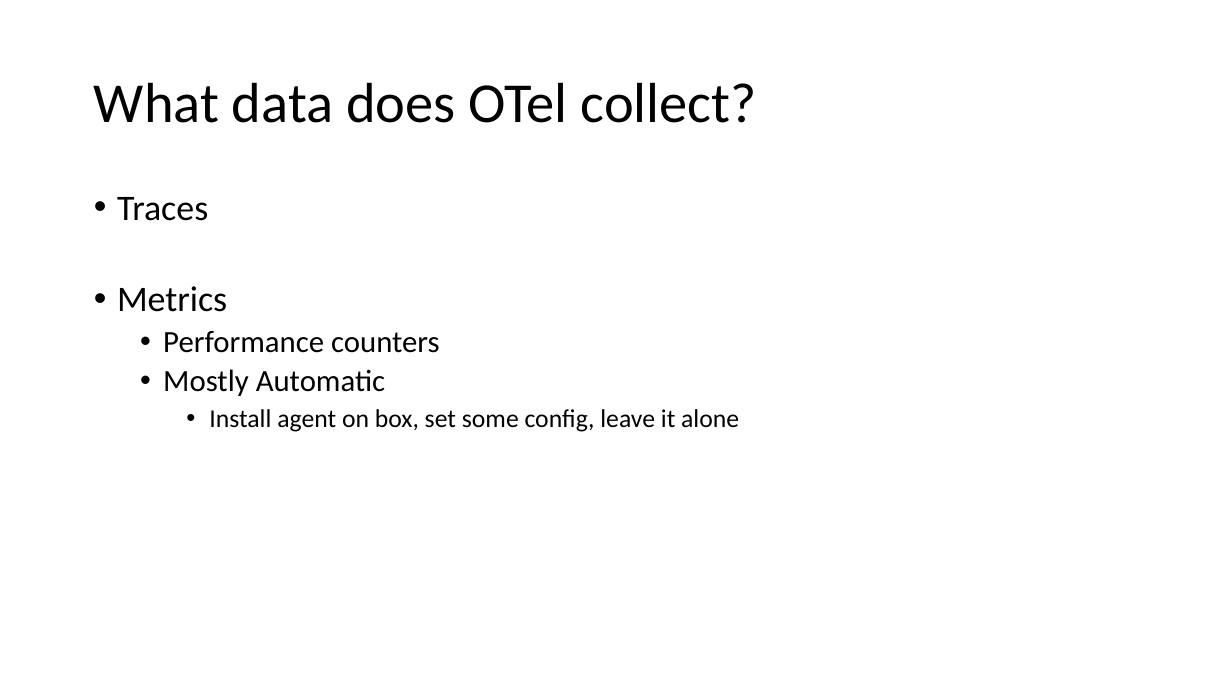
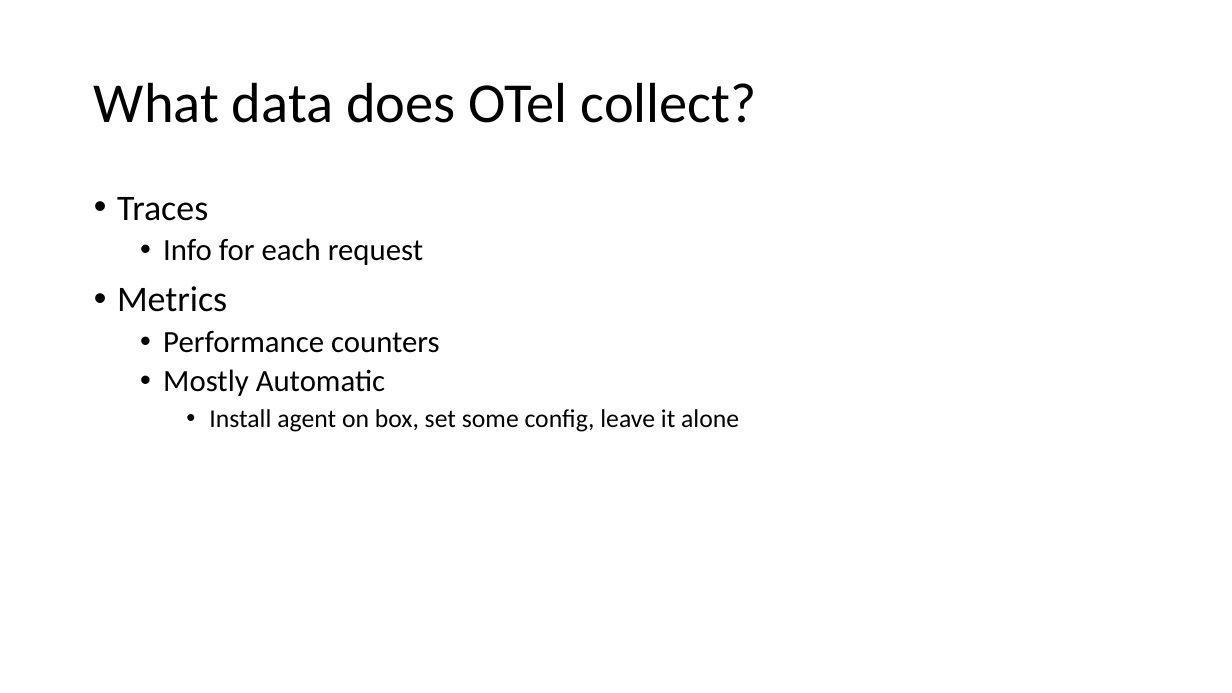
Before and after one commit to ProgrammerAL/Presentations-2023, a slide deck: slide 8 of 2023-03 - Orlando Code Camp - OpenTelemetry/Presentation.pptx. Drawn at 1232x693 pixels with LibreOffice and Linux fonts; fonts in the diff are those of the drawing. Boxes give left, top, right and bottom in pixels: in the first picture for what was removed or moved away, otherwise in the second. Text is boxed around its words. In the diff, an @@ line names an element or a change of style, - is before the commit and + after.

```diff
--- a/2023-03 - Orlando Code Camp - OpenTelemetry/Presentation.pptx
+++ b/2023-03 - Orlando Code Camp - OpenTelemetry/Presentation.pptx
@@ text at (x1=163, y1=238, x2=423, y2=265): paragraph added @@
+  • Info for each request
```
Also in this commit, not shown: 6 other slides changed, 5 slides added.
